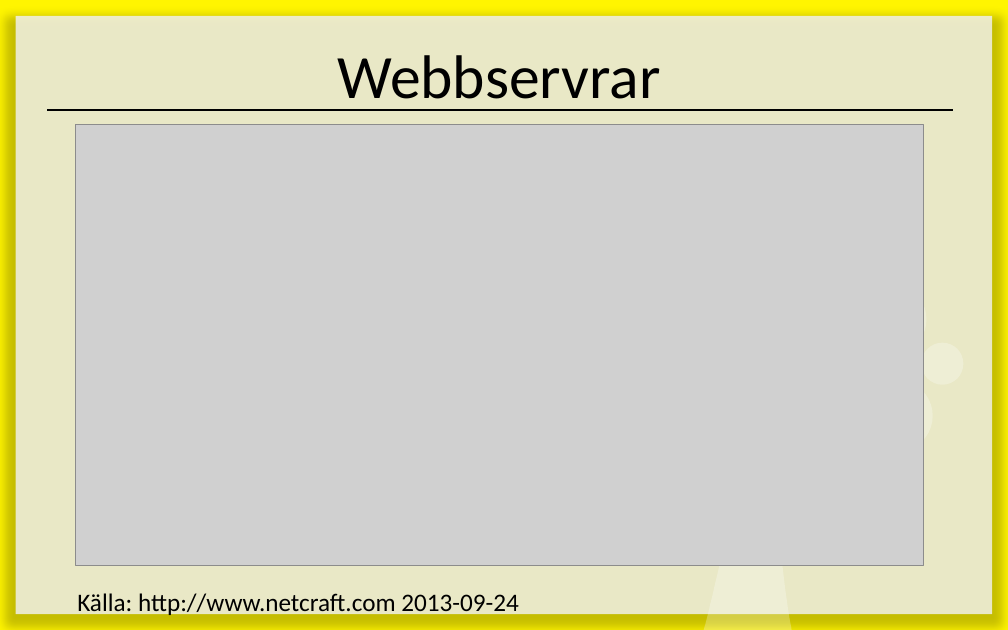
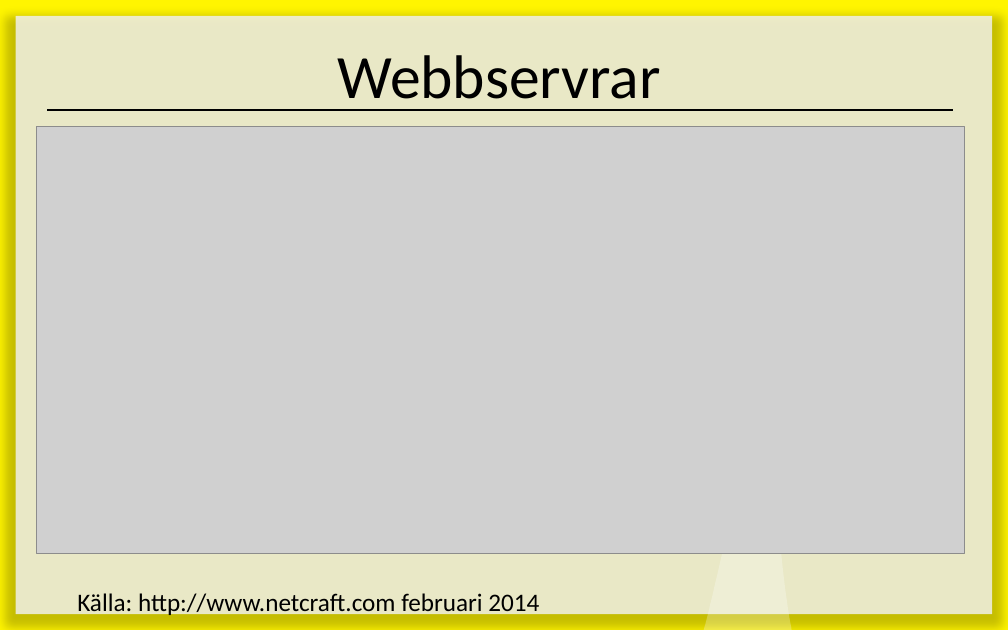
Before and after one commit to 1ik415/Kursmaterial, a slide deck: slide 5 of Föreläsningar/F04 - Webbteknik.pptx. Drawn at 1008x630 pixels with LibreOffice and Linux fonts; fonts in the diff are those of the drawing; grey boxes stand for pictures. Boxes give left, top, right and bottom in pixels: in the first picture for what was removed or moved away, otherwise in the second. Text is boxed around its words. In the diff, an @@ line names an element or a change of style, - is before the commit and + after.

```diff
--- a/Föreläsningar/F04 - Webbteknik.pptx
+++ b/Föreläsningar/F04 - Webbteknik.pptx
@@ picture: place and size @@
-picture at bbox=[76, 125, 924, 566]
+picture at bbox=[36, 126, 965, 552]
@@ freeform shape removed at bbox=[855, 283, 926, 355] @@
@@ freeform shape removed at bbox=[861, 380, 932, 452] @@
@@ text at bbox=[77, 593, 539, 618]: text changed @@
-Källa: http://www.netcraft.com 2013-09-24
+Källa: http://www.netcraft.com februari 2014
```
Also in this commit, not shown: 7 other slides changed.
